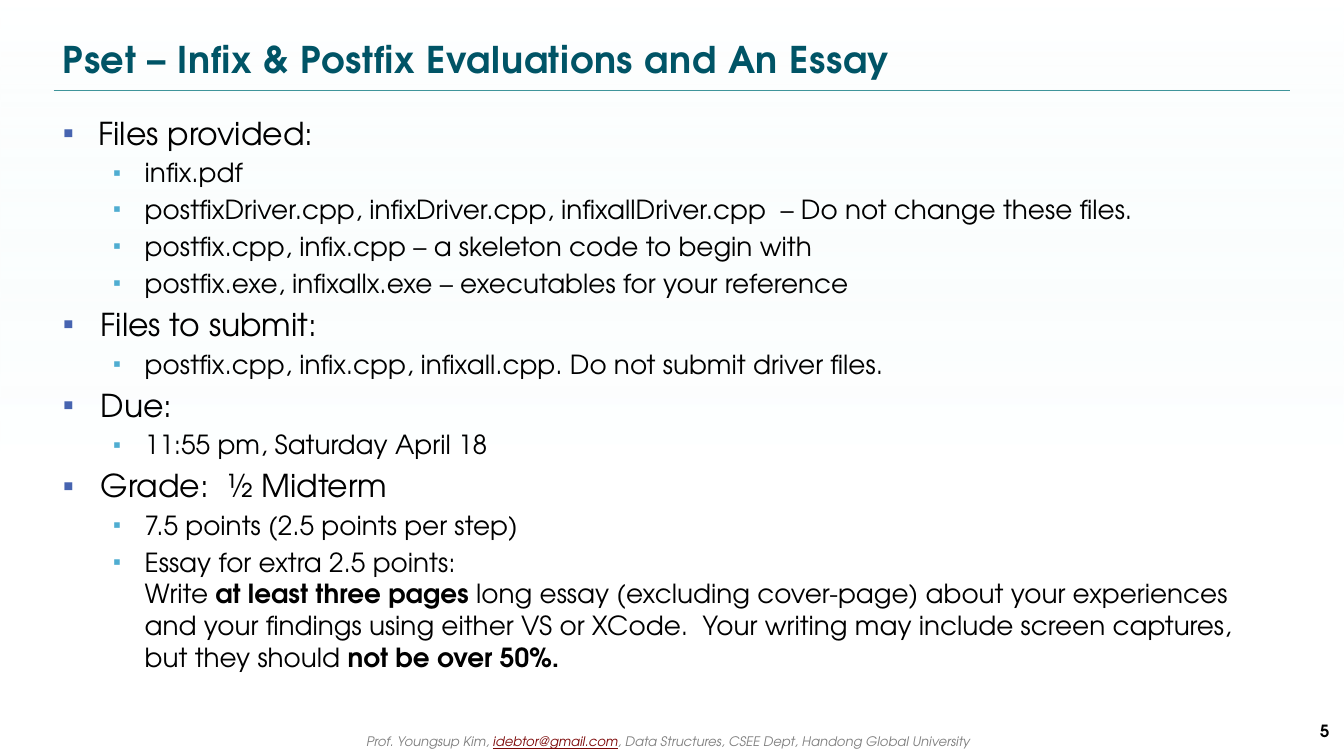
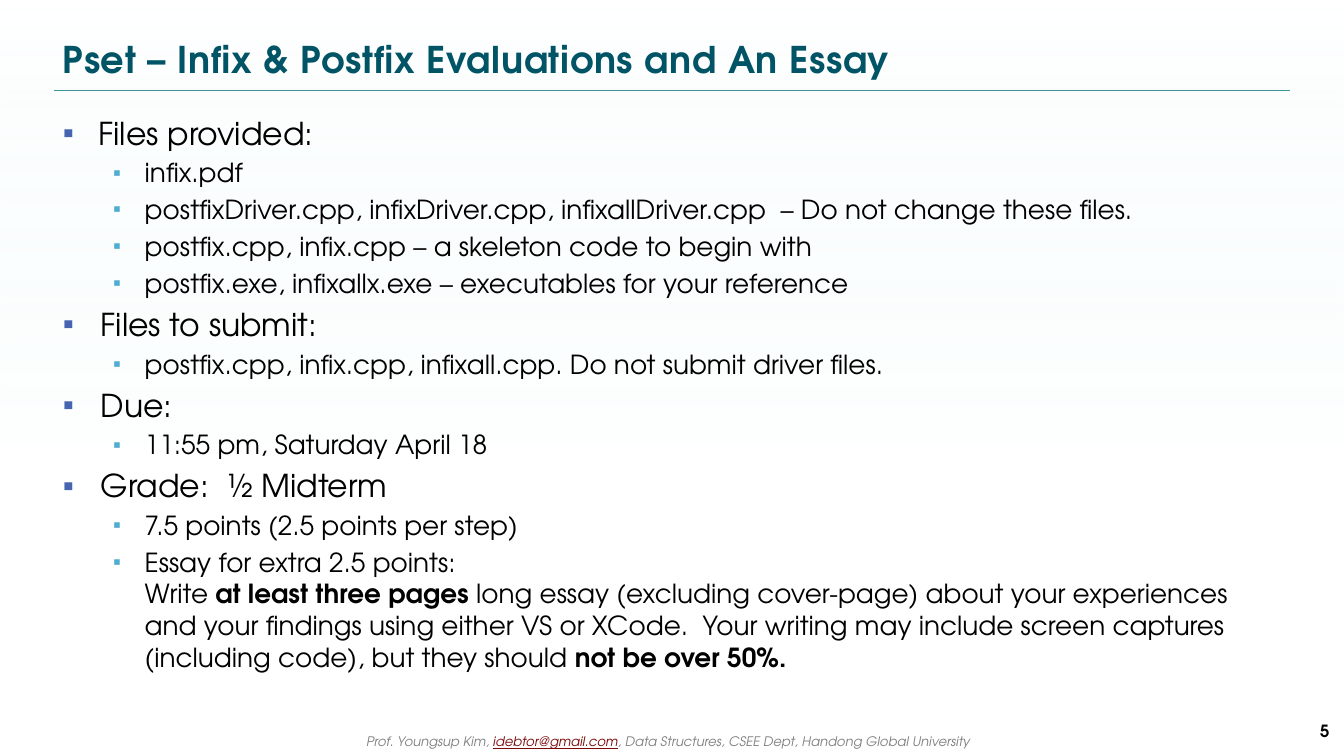
Before and after one commit to idebtor/nowic, a slide deck: slide 5 of psets/pset06/03-4Pset06Midterm.pptx. Drawn at 1344x756 pixels with LibreOffice and Linux fonts; fonts in the diff are those of the drawing; background and template pictures are left out. Boxes give left, top, right and bottom in pixels: in the first picture for what was removed or moved away, otherwise in the second. Text is boxed around its words. In the diff, an @@ line names an element or a change of style, - is before the commit and + after.

```diff
--- a/psets/pset06/03-4Pset06Midterm.pptx
+++ b/psets/pset06/03-4Pset06Midterm.pptx
@@ text at (x1=145, y1=552, x2=1228, y2=673): text changed @@
-  ▪ Essay for extra 2.5 points:
-    Write at least three pages long essay (excluding cover-page) about your experiences and your findings using either VS or XCode. Your writing may include screen captures, but they should not be over 50%.
+  ▪ Essay for extra 2.5 points:
+    Write at least three pages long essay (excluding cover-page) about your experiences and your findings using either VS or XCode. Your writing may include screen captures (including code), but they should not be over 50%.
```
